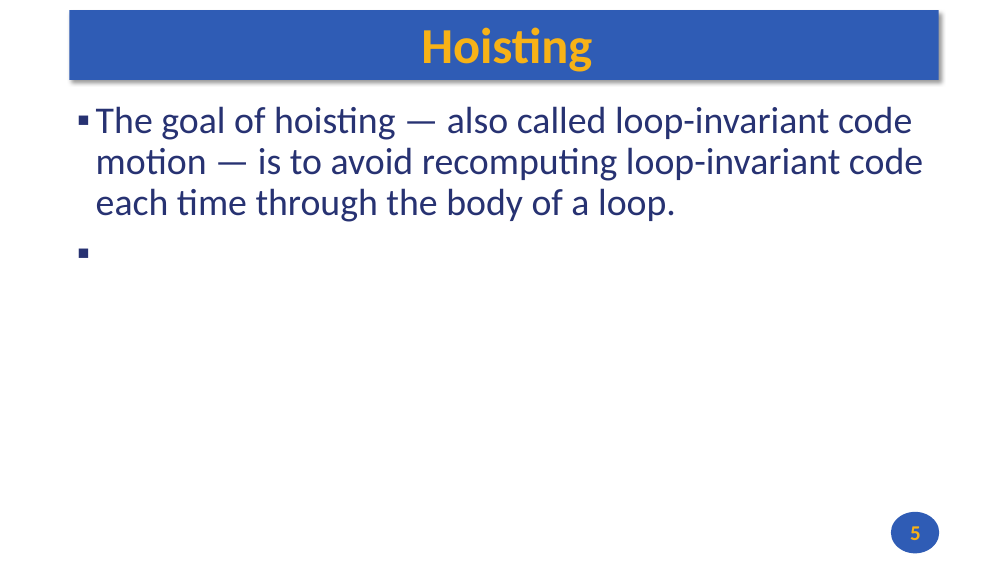
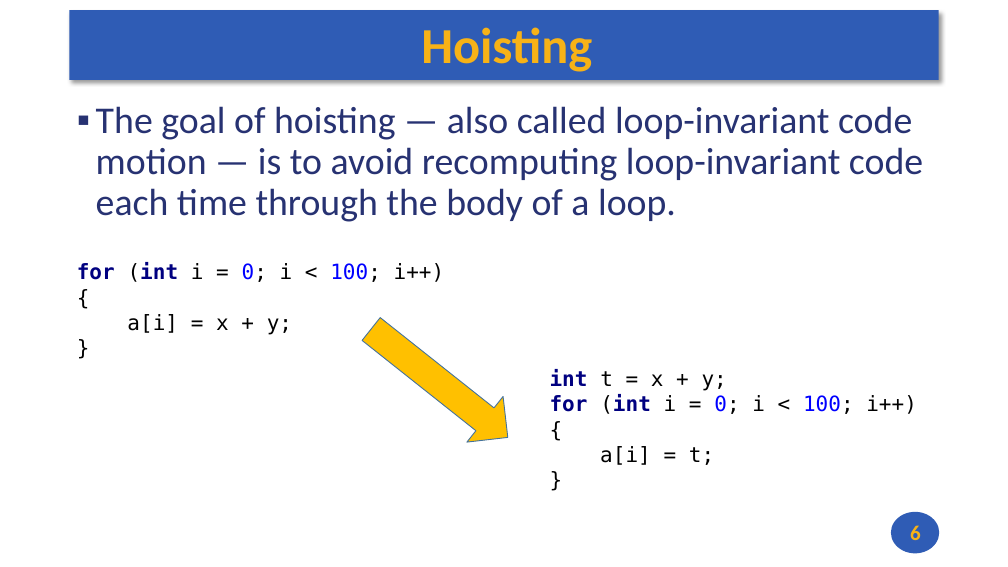
Before and after one commit to andrewt0301/hse-acos-course, a slide deck: slide 6 of docs/part1ca/15_Optimize/CA_Lecture_15.pptx (slide 5 before the commit). Drawn at 1008x567 pixels with LibreOffice and Linux fonts; fonts in the diff are those of the drawing. Boxes give left, top, right and bottom in pixels: in the first picture for what was removed or moved away, otherwise in the second. Text is boxed around its words. In the diff, an @@ line names an element or a change of style, - is before the commit and + after.

```diff
--- a/docs/part1ca/15_Optimize/CA_Lecture_15.pptx
+++ b/docs/part1ca/15_Optimize/CA_Lecture_15.pptx
@@ text added at <box>77,262,445,335</box>, 20 pt, text #000000 @@
+for (int i = 0; i < 100; i++) {
+a[i] = x + y;
+}
@@ down arrow added at <box>353,307,526,461</box>, fill #FFC000, outline #43739E 0.85 pt @@
@@ text added at <box>550,369,917,465</box>, 20 pt, text #000000 @@
+int t = x + y;
+for (int i = 0; i < 100; i++) {
+a[i] = t;
+}
@@ page number at <box>910,525,921,540</box>: text changed @@
-5
+6
```
Also in this commit, not shown: 9 slides added, 1 slide removed, 2 other files.
